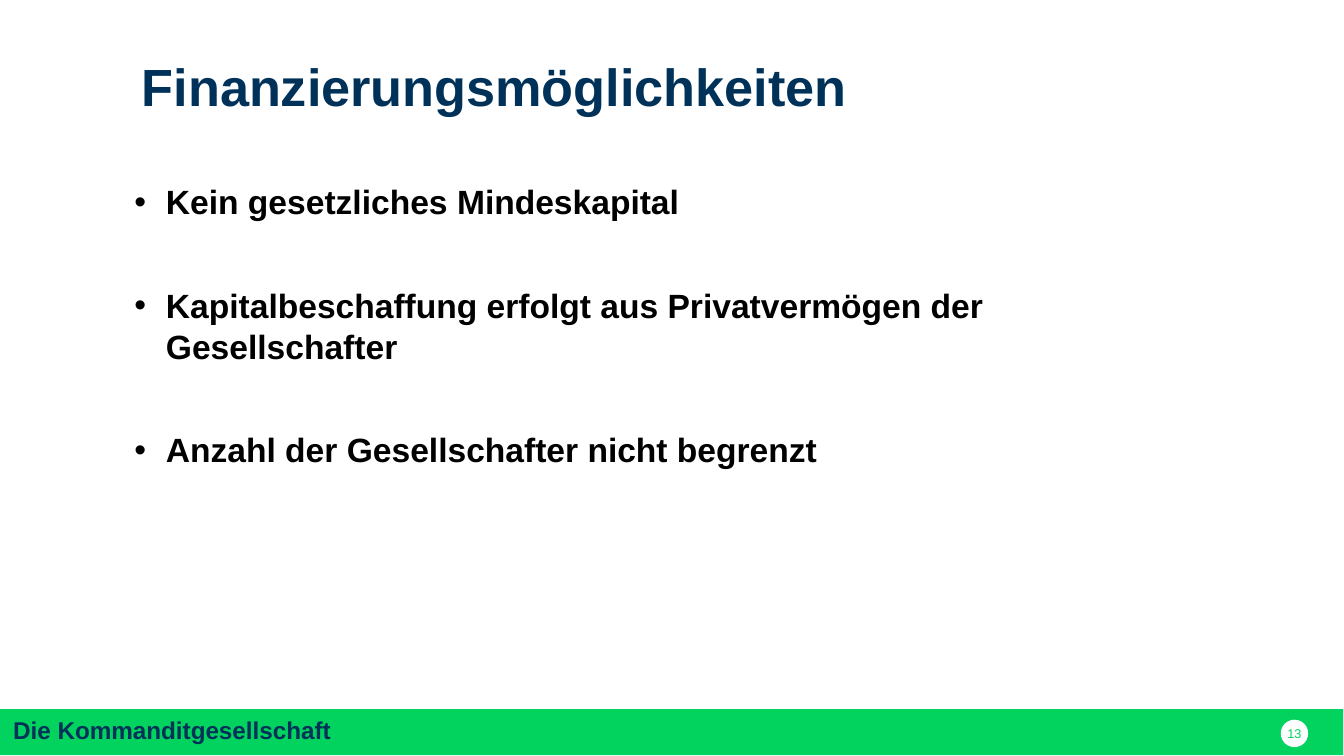
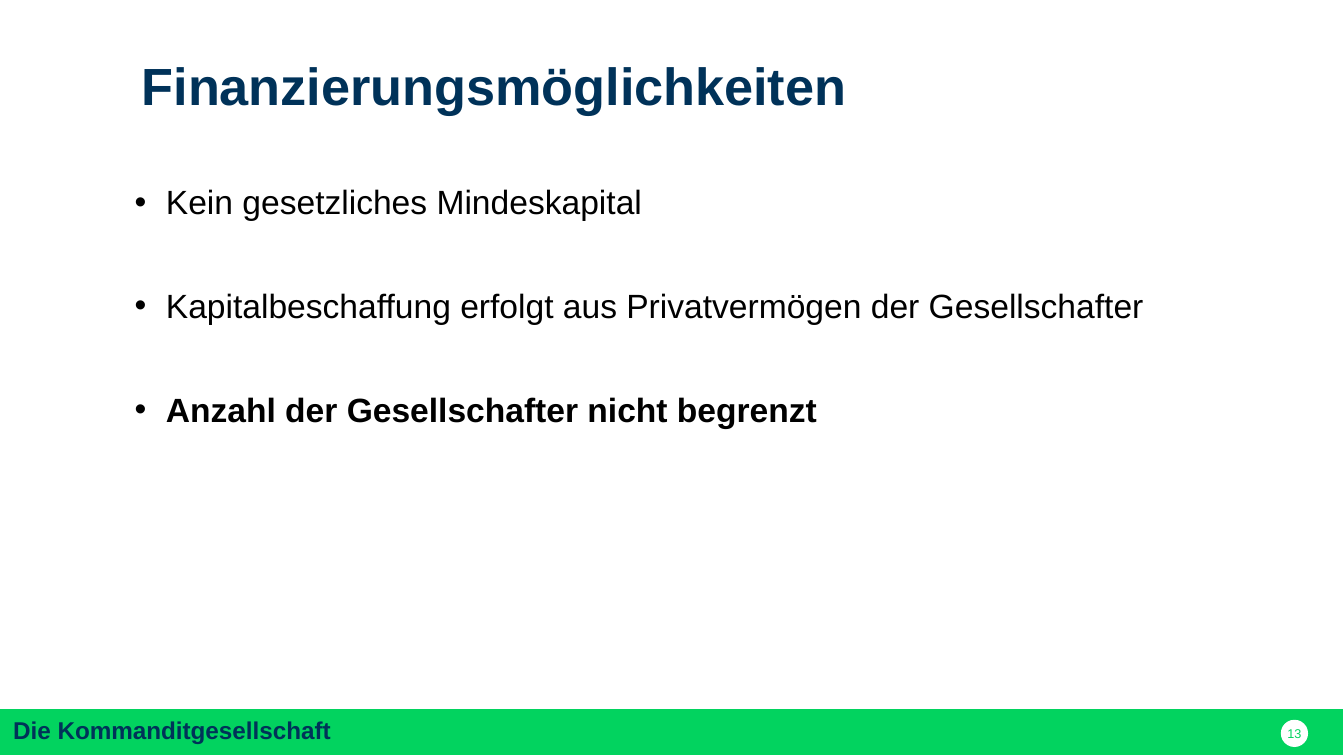
Before and after one commit to nodeg/exercises, a slide deck: slide 13 of FINAL_Referat_BWP_FINAL.pptx. Drawn at 1344x756 pixels with LibreOffice and Linux fonts; fonts in the diff are those of the drawing. Boxes give left, top, right and bottom in pixels: in the first picture for what was removed or moved away, otherwise in the second. Text is boxed around its words. In the diff, an @@ line names an element or a change of style, - is before the commit and + after.

```diff
--- a/FINAL_Referat_BWP_FINAL.pptx
+++ b/FINAL_Referat_BWP_FINAL.pptx
@@ text at bbox=[166, 189, 1144, 324]: bold off in "Kein gesetzliches Mindeskapital", "Kapitalbeschaffung erfolgt aus Privatvermögen der Gesellscha ..." @@
```
Also in this commit, not shown: 15 other slides changed, 9 slides added, 5 slides removed.
